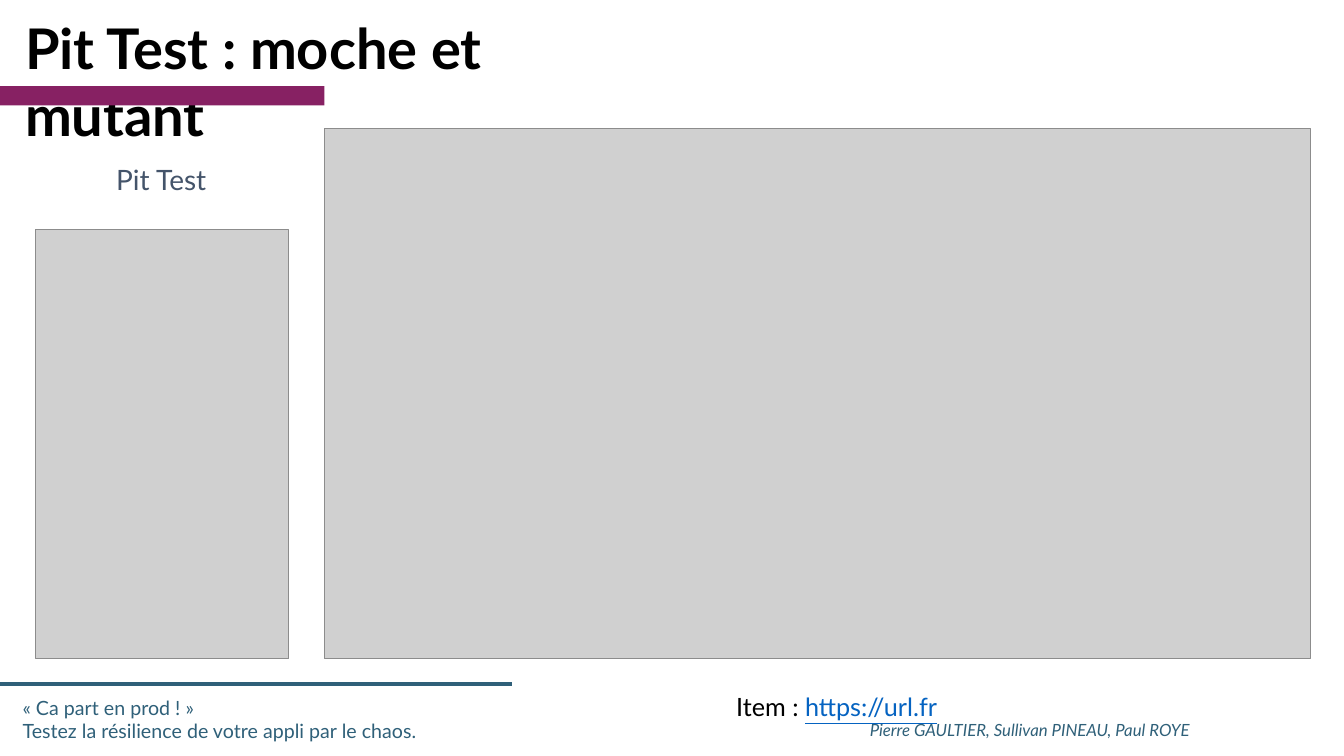
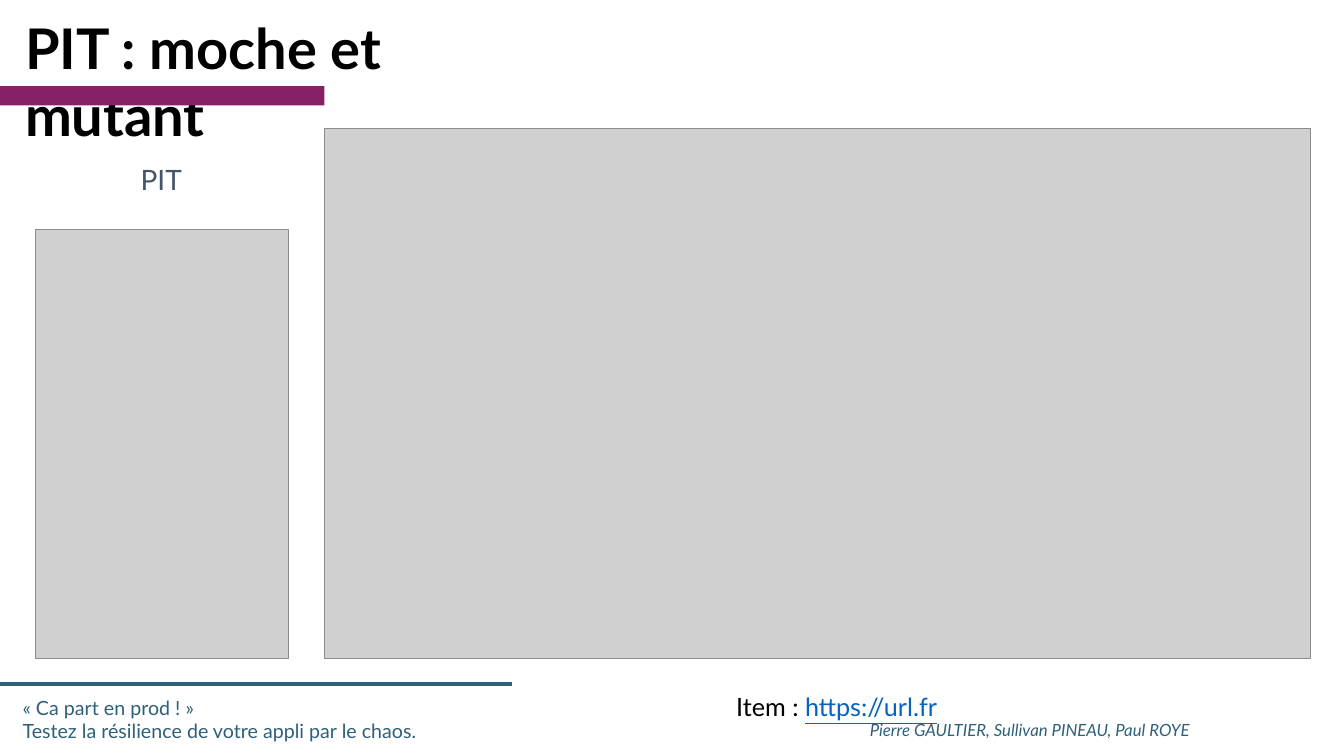
Before and after one commit to SII-Codelab-Chaos/Codelab-Chaos-TP, a slide deck: slide 13 of Hands-On -Chaos - SLIDES.pptx (slide 15 before the commit). Drawn at 1344x756 pixels with LibreOffice and Linux fonts; fonts in the diff are those of the drawing; grey boxes stand for pictures; background and template pictures are left out. Boxes give left, top, right and bottom in pixels: in the first picture for what was removed or moved away, otherwise in the second. Text is boxed around its words. In the diff, an @@ line names an element or a change of style, - is before the commit and + after.

```diff
--- a/Hands-On -Chaos - SLIDES.pptx
+++ b/Hands-On -Chaos - SLIDES.pptx
@@ text at [25,27,381,146]: text changed @@
-Pit Test : moche et mutant
+PIT : moche et mutant
@@ text at [141,170,182,190]: text changed @@
-Pit Test
+PIT
```
Also in this commit, not shown: 5 other slides changed, 2 slides added, 2 slides removed.
